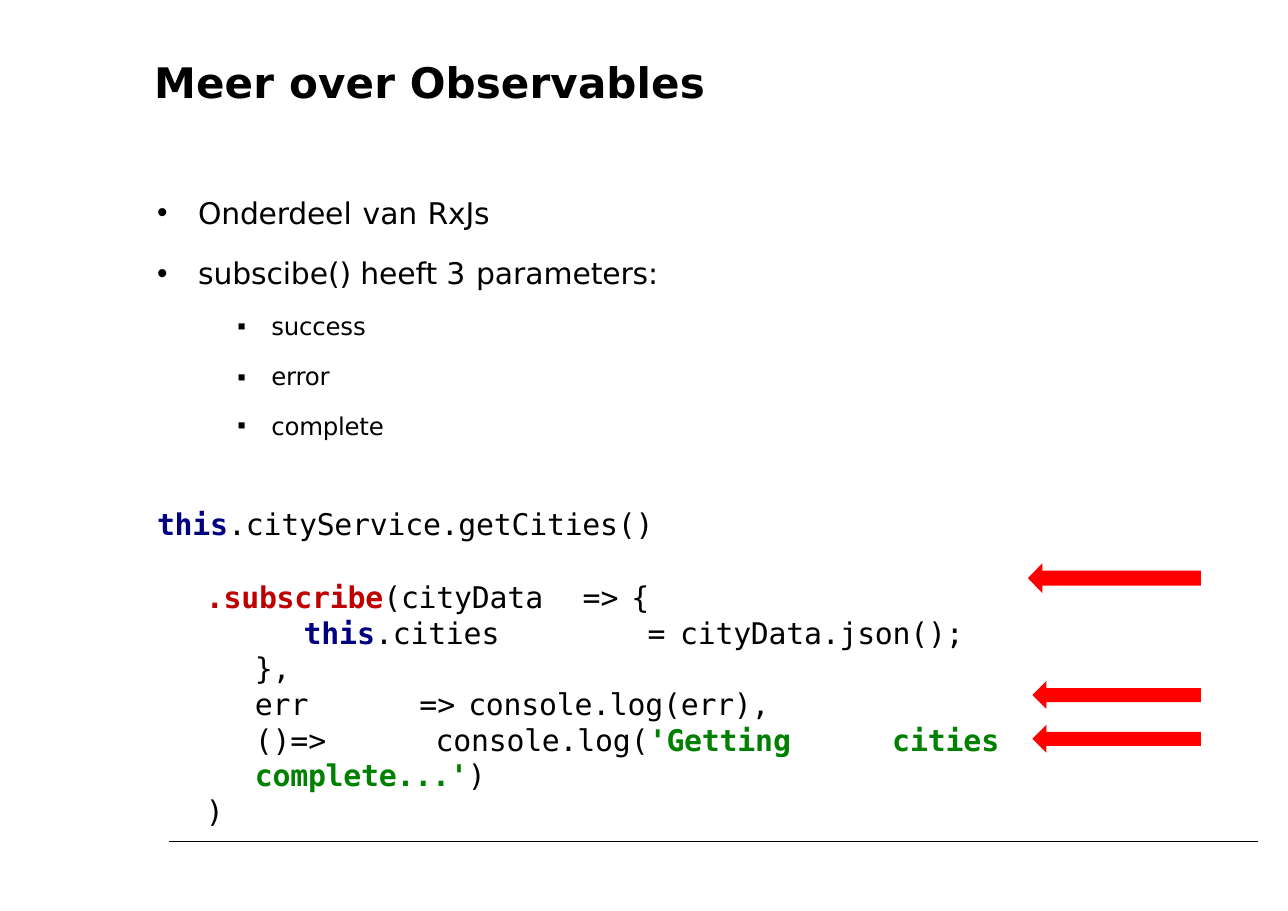
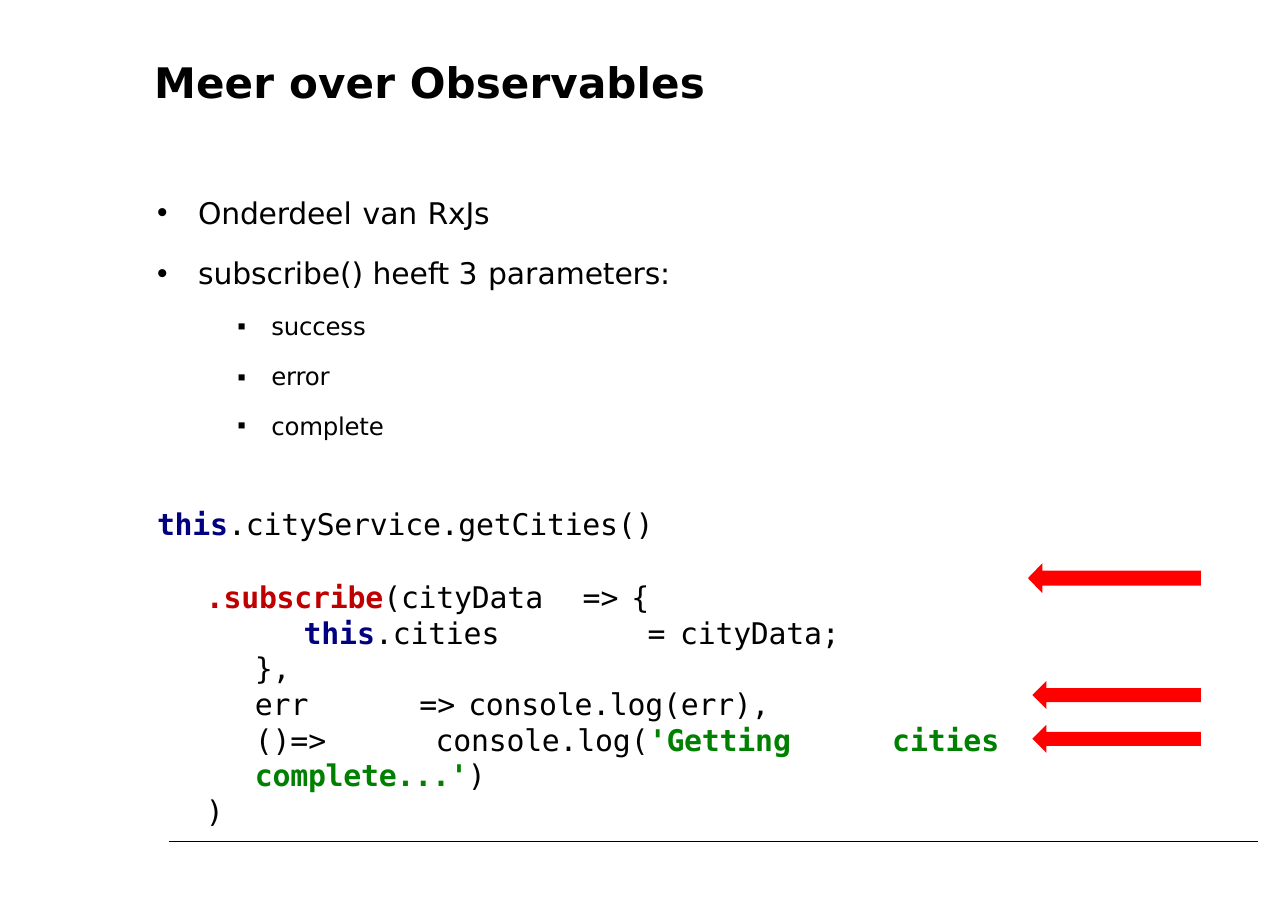
Before and after one commit to petereijgermans11/workshop-angular7, a slide deck: slide 30 of PPT/03- Angular Service.pptx. Drawn at 1288x911 pixels with LibreOffice and Linux fonts; fonts in the diff are those of the drawing. Boxes give left, top, right and bottom in pixels: in the first picture for what was removed or moved away, otherwise in the second. Text is boxed around its words. In the diff, an @@ line names an element or a change of style, - is before the commit and + after.

```diff
--- a/PPT/03- Angular Service.pptx
+++ b/PPT/03- Angular Service.pptx
@@ text at [198,261,670,291]: text changed @@
-• subscibe() heeft 3 parameters:
+• subscribe() heeft 3 parameters:
@@ text at [304,619,840,650]: text changed @@
-this.cities = cityData.json();
+this.cities = cityData;
```
Also in this commit, not shown: 8 other slides changed, 1 slide removed, 6 other files.
